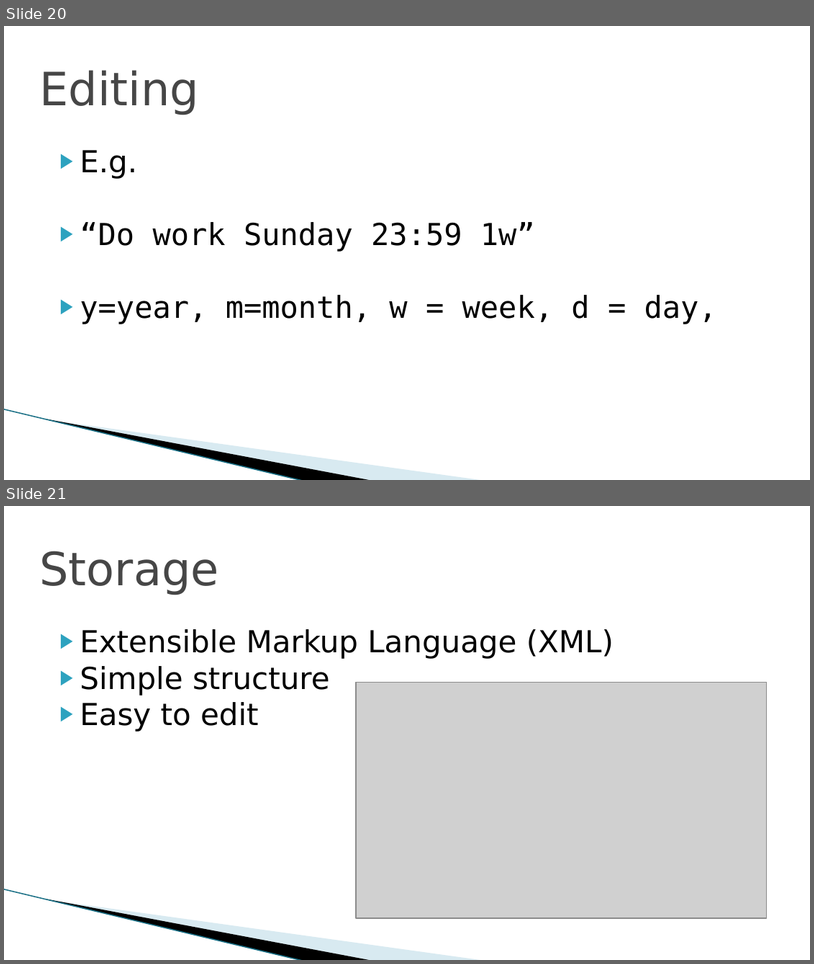
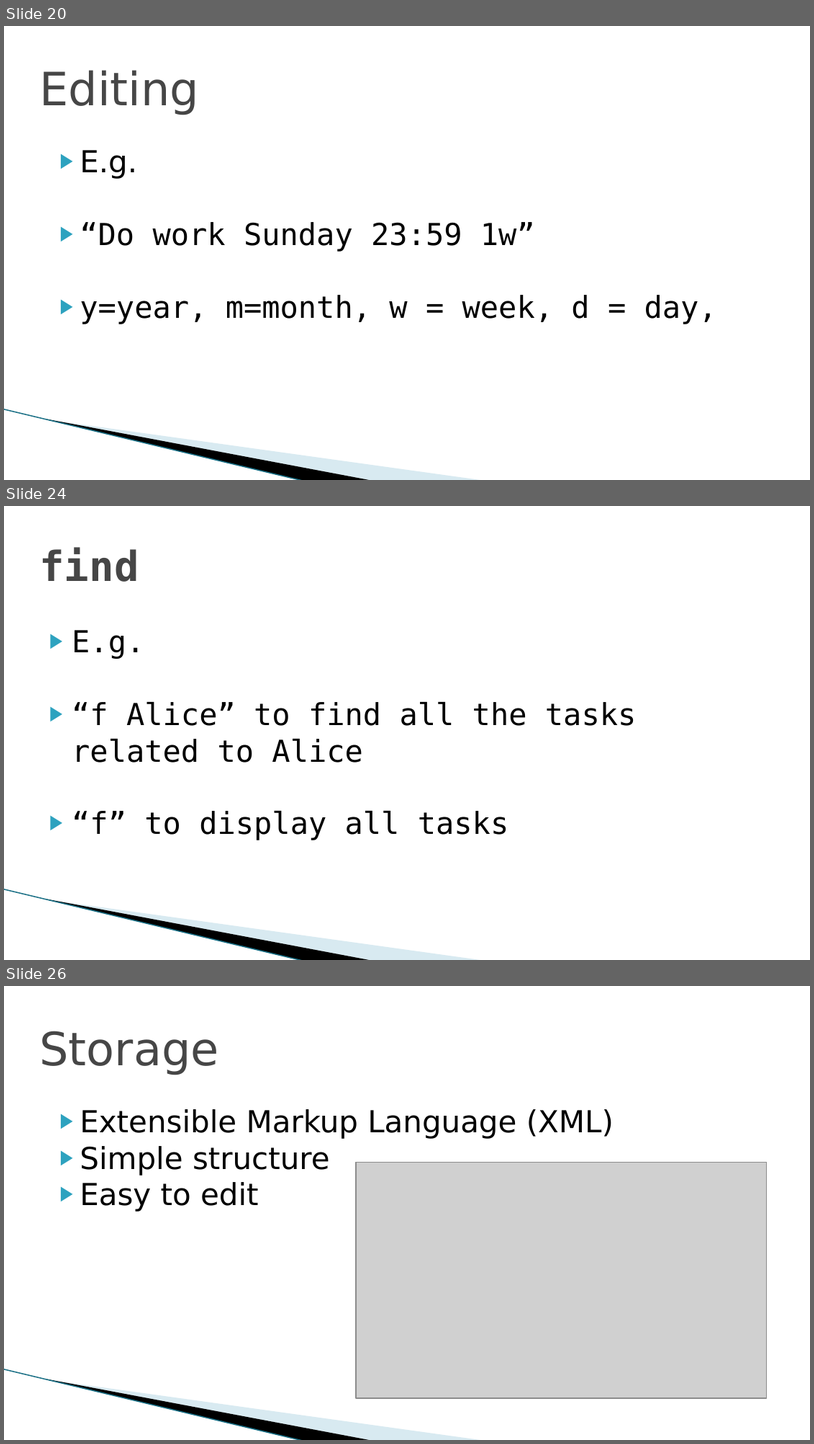
Before and after one commit to riwu/CS2101, a slide deck: WURI OP2.pptx. Shown one above the other, each under a label of ours: slides 20 and 21 before the commit, slides 20, 24 and 26 after it; the slides between them are not shown. The pictures are 814x964 and 814x1444 pixels, drawn with LibreOffice and Linux fonts; fonts in the diff are those of the drawing; grey boxes stand for pictures; background and template pictures are left out. Boxes give left, top, right and bottom in pixels: in the first picture for what was removed or moved away, otherwise in the second. Text is boxed around its words. In the diff, an @@ line names an element or a change of style, - is before the commit and + after.

```diff
--- a/WURI OP2.pptx
+++ b/WURI OP2.pptx
@@ slide 24 added at (x1=4, y1=506, x2=810, y2=960), background #FFFFFF; not listed: 3 template elements that a slide beside it also shows @@
@@ title added at (x1=39, y1=547, x2=139, y2=582), 36.9 pt, text #464646, bold @@
+find
@@ text added at (x1=72, y1=630, x2=636, y2=840), 27 pt, text #000000 @@
+▶ E.g.
+▶ “f Alice” to find all the tasks related to Alice
+▶ “f” to display all tasks
@@ what was slide 21 is now slide 26 @@
```
Also in this commit, not shown: 4 other slides added.
